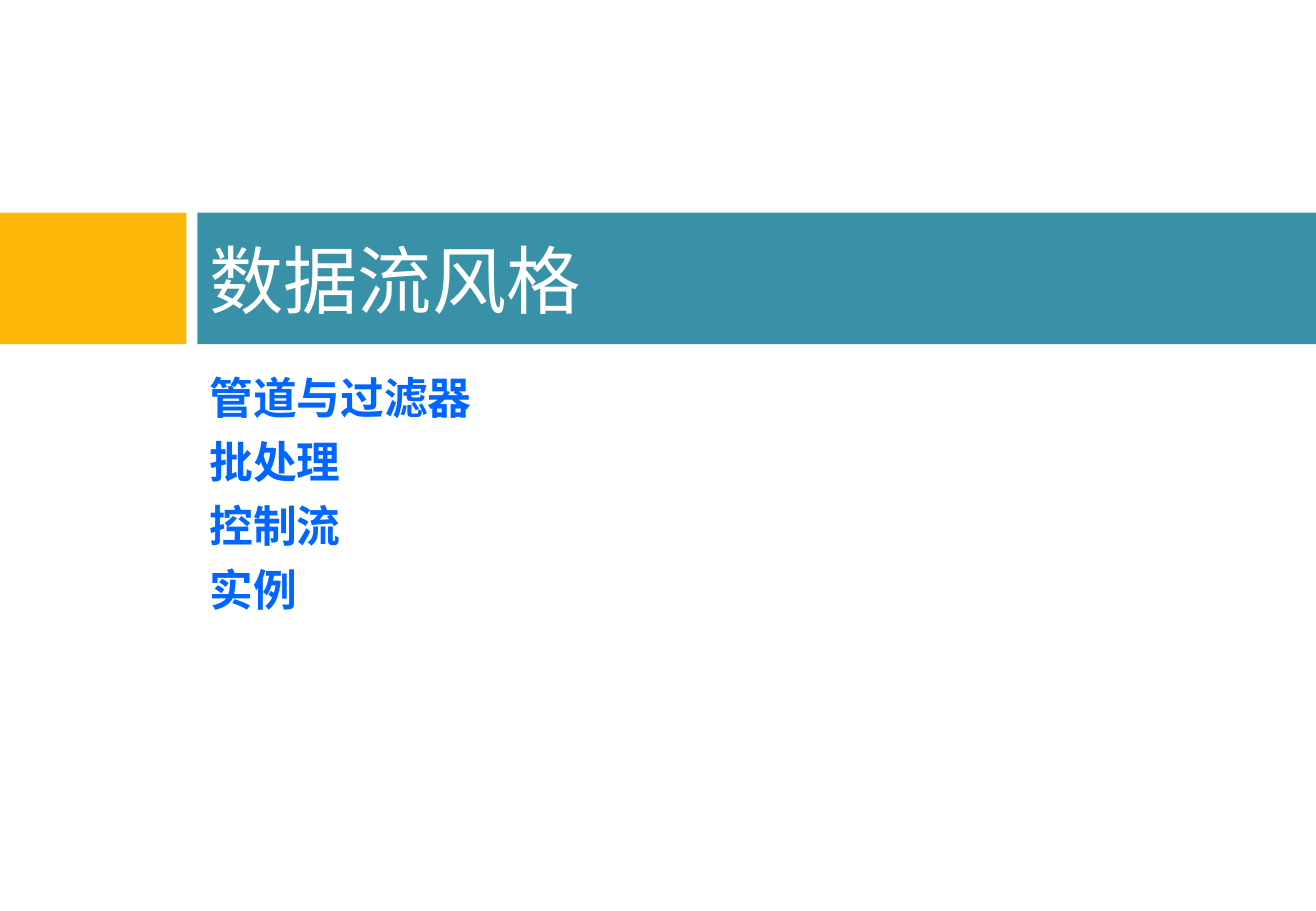
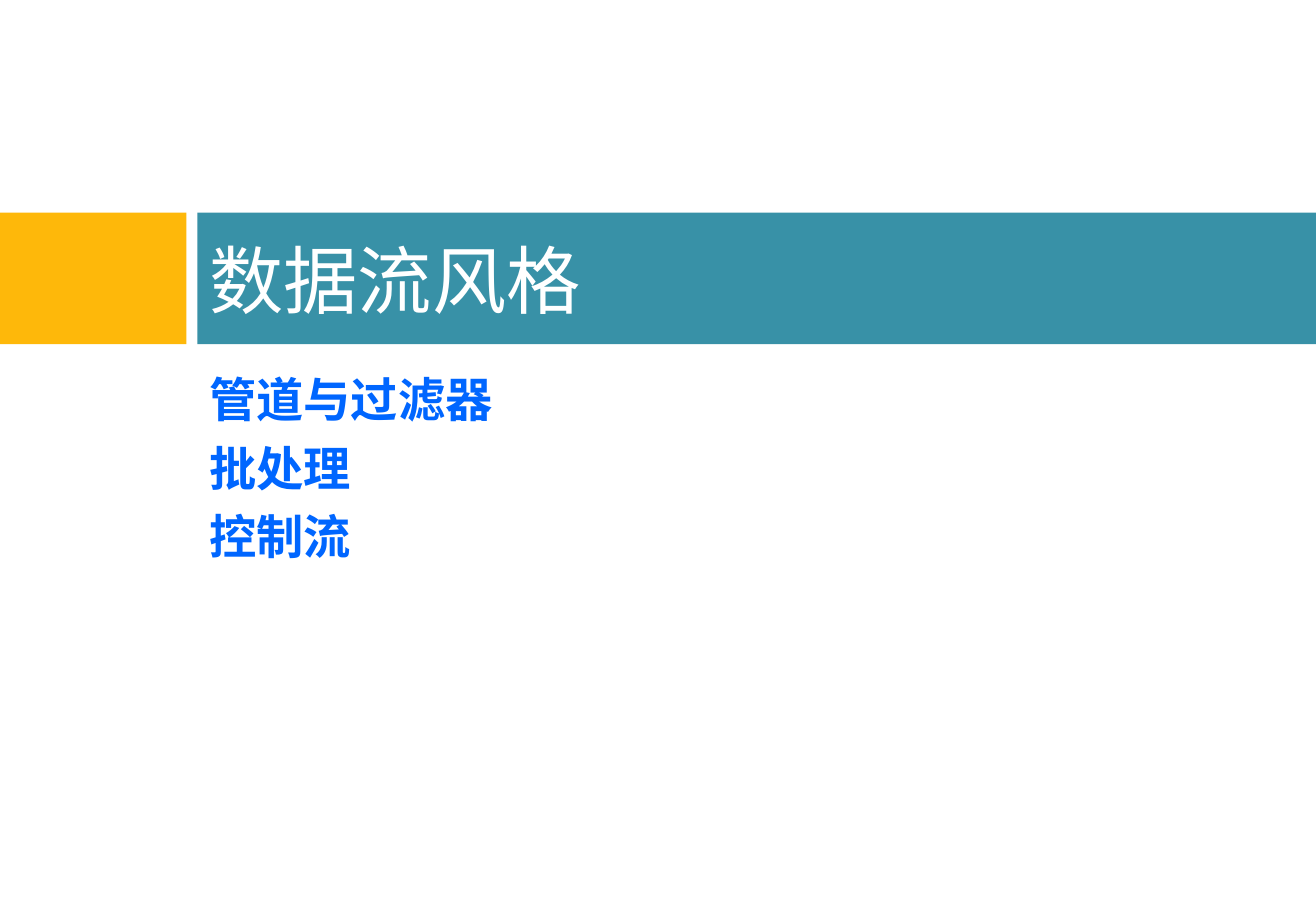
Before and after one commit to bonkboykz/jz81.github.io, a slide deck: slide 13 of course/smt/LectureNotes/(Spring2016)Lecture4.pptx (slide 12 before the commit). Drawn at 1316x911 pixels with LibreOffice and Linux fonts; fonts in the diff are those of the drawing; background and template pictures are left out. Boxes give left, top, right and bottom in pixels: in the first picture for what was removed or moved away, otherwise in the second. Text is boxed around its words. In the diff, an @@ line names an element or a change of style, - is before the commit and + after.

Commit message:
revise

```diff
--- a/course/smt/LectureNotes/(Spring2016)Lecture4.pptx
+++ b/course/smt/LectureNotes/(Spring2016)Lecture4.pptx
@@ text "管道与过滤器" at [209, 376, 492, 559]: size 25.9 to 28 pt @@
@@ text at [209, 568, 296, 610]: paragraph removed @@
-实例
```
Also in this commit, not shown: 76 slides added, 1 slide removed.
